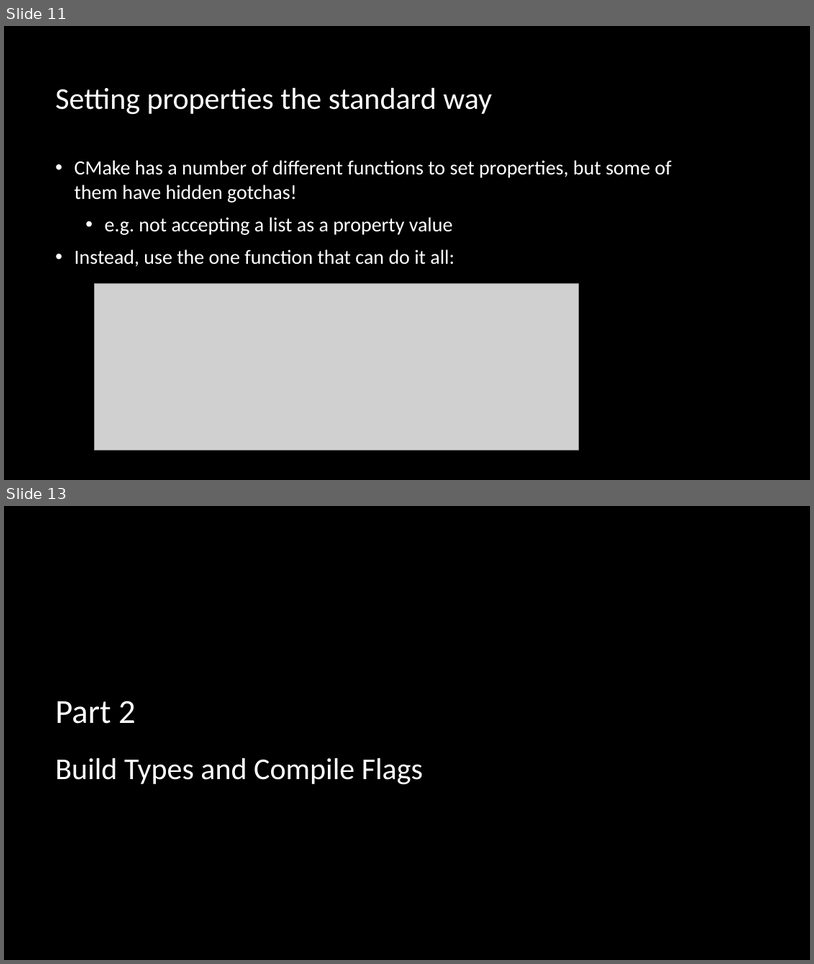
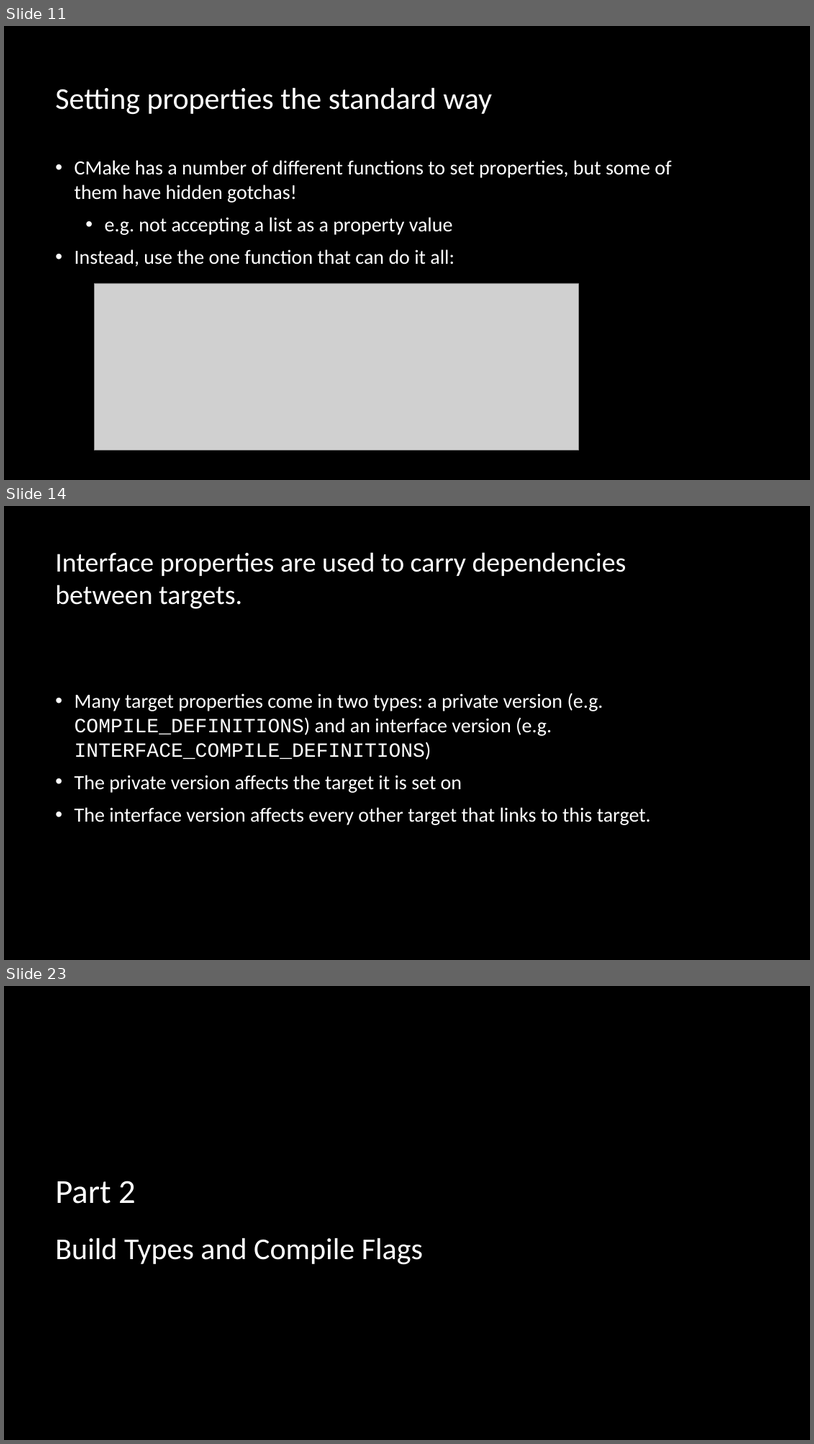
Before and after one commit to multiplemonomials/CMakeTraining, a slide deck: Session 2 - More Advanced CMake.pptx. Shown one above the other, each under a label of ours: slides 11 and 13 before the commit, slides 11, 14 and 23 after it; the slides between them are not shown. The pictures are 814x964 and 814x1444 pixels, drawn with LibreOffice and Linux fonts; fonts in the diff are those of the drawing; grey boxes stand for pictures; background and template pictures are left out. Boxes give left, top, right and bottom in pixels: in the first picture for what was removed or moved away, otherwise in the second. Text is boxed around its words. In the diff, an @@ line names an element or a change of style, - is before the commit and + after.

```diff
--- a/Session 2 - More Advanced CMake.pptx
+++ b/Session 2 - More Advanced CMake.pptx
@@ slide 14 added at [4, 506, 810, 960], background picture (left out) @@
@@ title added at [55, 552, 627, 609], 32.4 pt, text #FFFFFF @@
+Interface properties are used to carry dependencies between targets.
@@ text added at [75, 692, 651, 825], 24 pt, text #FFFFFF @@
+• Many target properties come in two types: a private version (e.g. COMPILE_DEFINITIONS) and an interface version (e.g. INTERFACE_COMPILE_DEFINITIONS)
+• The private version affects the target it is set on
+• The interface version affects every other target that links to this target.
@@ what was slide 13 is now slide 23 @@
```
Also in this commit, not shown: 4 slides changed, 23 other slides added, 1 slide removed, 4 other files.
